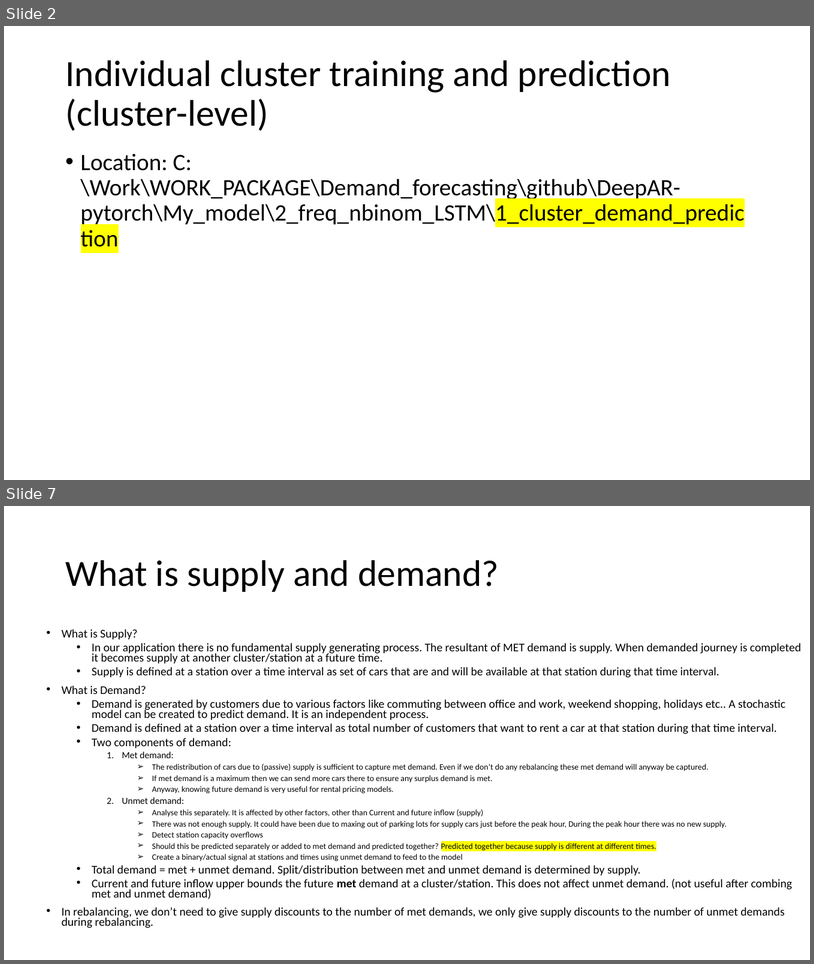
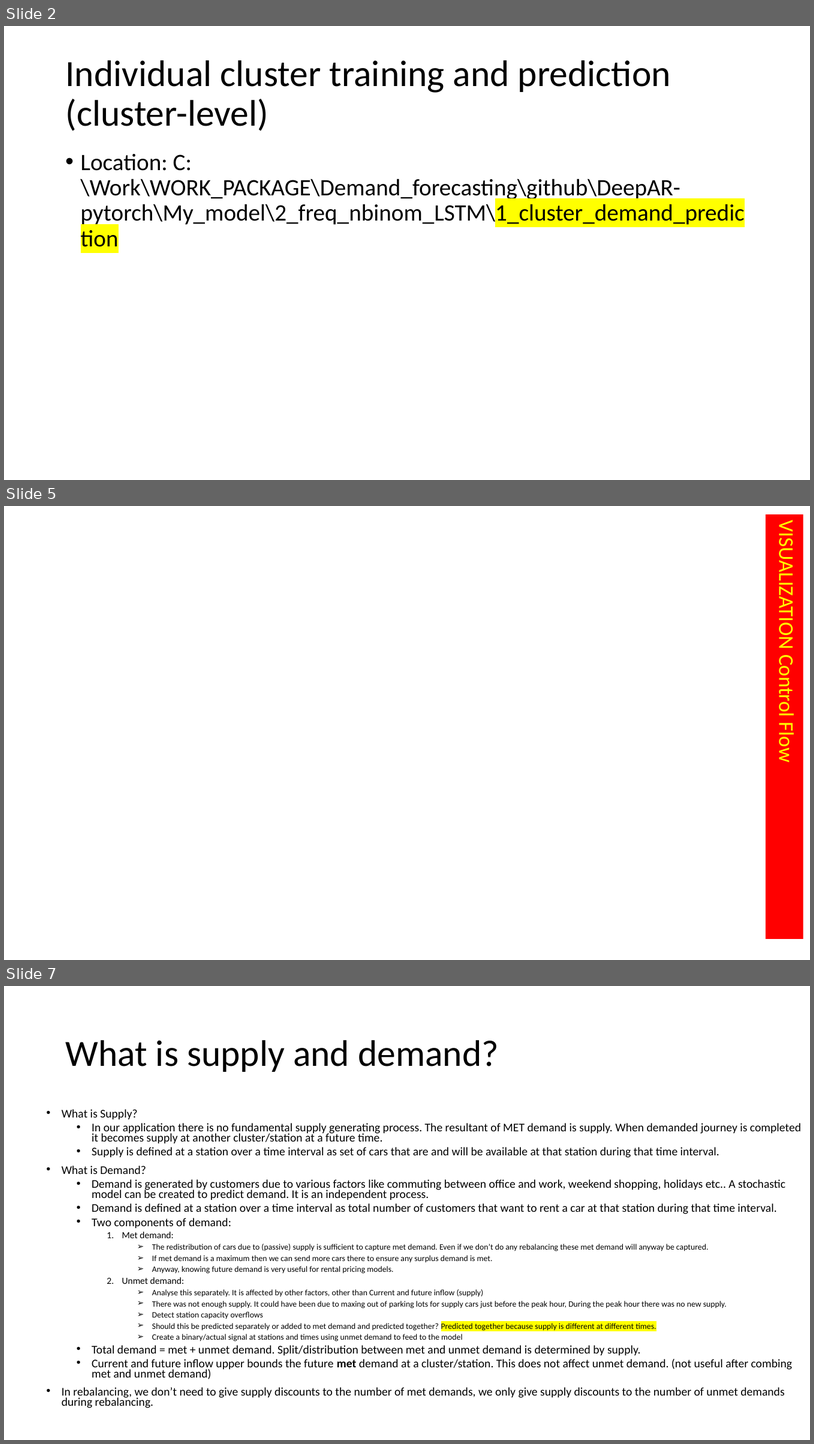
Before and after one commit to JosePeeterson/DeepAR_demand_prediction, a slide deck: Rental_Fleet_Demand_Forecast/docs/read_me/SW_control_flow_master_branch.pptx. Shown one above the other, each under a label of ours: slides 2 and 7 before the commit, slides 2, 5 and 7 after it; the slides between them are not shown. The pictures are 814x964 and 814x1444 pixels, drawn with LibreOffice and Linux fonts; fonts in the diff are those of the drawing. Boxes give left, top, right and bottom in pixels: in the first picture for what was removed or moved away, otherwise in the second. Text is boxed around its words. In the diff, an @@ line names an element or a change of style, - is before the commit and + after.

Commit message:
visualizations at a region level is done. Visualization at station level including clustering needs to be done

```diff
--- a/Rental_Fleet_Demand_Forecast/docs/read_me/SW_control_flow_master_branch.pptx
+++ b/Rental_Fleet_Demand_Forecast/docs/read_me/SW_control_flow_master_branch.pptx
@@ slide 5 added at [4, 506, 810, 960], background #FFFFFF @@
@@ rectangle added at [766, 514, 804, 939], fill #FF0000, 25 pt, text #FFFF00 @@
+VISUALIZATION Control Flow
```
Also in this commit, not shown: 2 slides changed, 1 slide removed, 32 other files.
